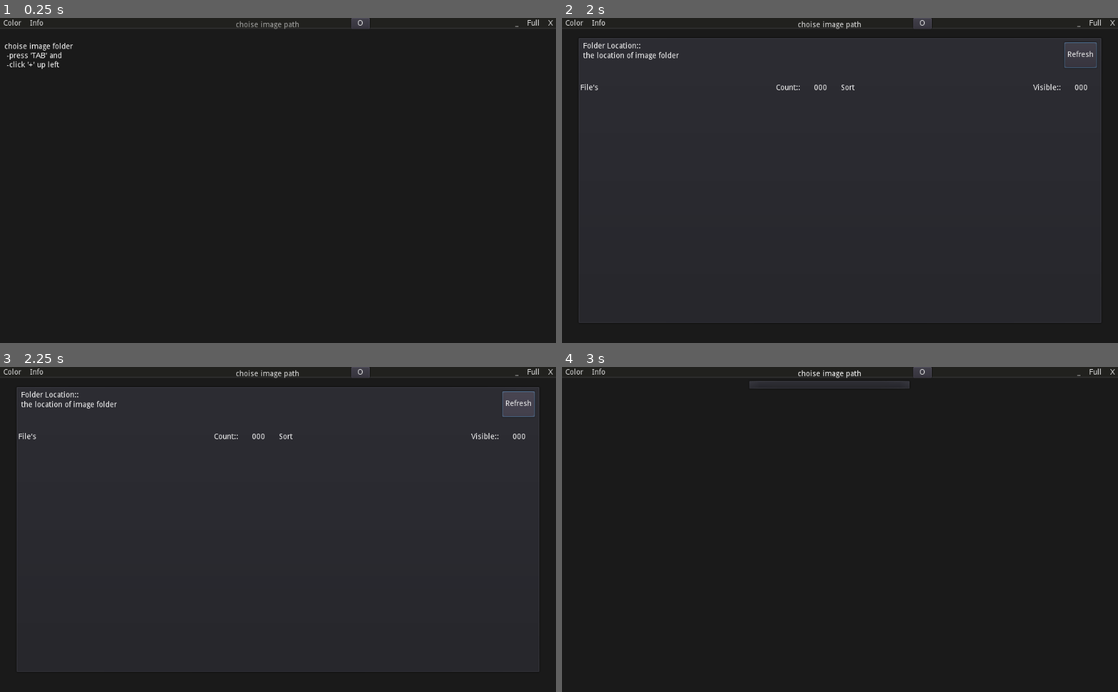
Above: before the commit, frames 1-4 (two rows, left to right).
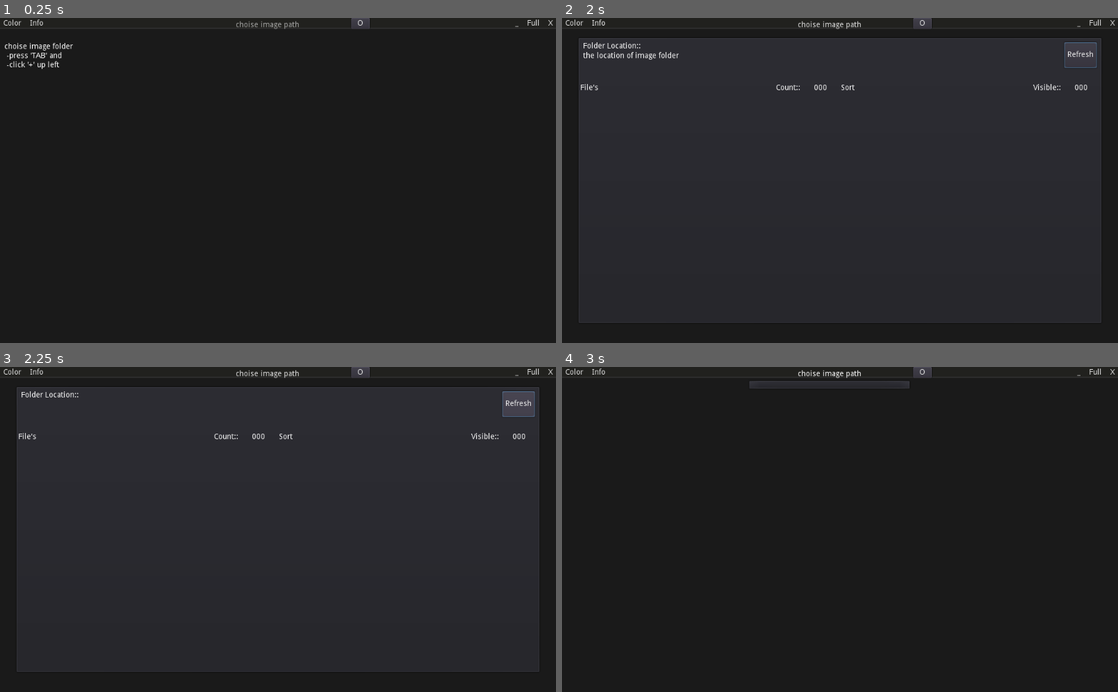
Above: after the commit, the same moments.

Repository: hpn33/manga-reader-by-godot-
Game: Godot game, scene res://scene/Main.tscn
The game is run twice, just before and just after one commit, with the same random seed, the same clock (stepped at 60 frames per second) and the same inputs.
Inputs:
- Up to frame 1 (0.25 s): no input
- Up to frame 2 (2 s): click "Color" at 0.5 s; click "Info" at 1.25 s
- Up to frame 3 (2.25 s): click "Refresh" at 2 s
- Up to frame 4 (3 s): click "choise image path" at 2.75 s

Frames 1-2 are identical in both runs. In frame 3, 0.2% of the frame differs, in the area x 3-21%, y 10-13%; in frame 4, nothing differs.
Error in both runs: Trying to assign value of type 'MenuButton' to a variable of type 'Label'. (res://scene/ui/TitleBar/TitleBar.gd:3)

Commit message:
ready for next step
set some todo
change some label name

Diff:
--- a/autoload/manager.gd
+++ b/autoload/manager.gd
@@ -113,6 +113,9 @@
 func files() -> Array:
 	return setting.get_data('names')
 
+func sort_list() -> Array:
+	return setting.get_data('sort')
+
 
 func save(key, value):
 	setting.set_data(key, value)
--- a/object/InfoPanel/InfoPanel.gd
+++ b/object/InfoPanel/InfoPanel.gd
@@ -1,9 +1,34 @@
 extends PopupPanel
 
 
+onready var path_label := $VBoxContainer/MarginContainer/HBoxContainer/VBoxContainer/Path
+
 onready var vbox_local_file := $VBoxContainer/HBoxContainer/VBoxContainer/MarginContainer/ScrollContainer/LocalFile
-onready var label_path := $VBoxContainer/MarginContainer/HBoxContainer/VBoxContainer/Path
-onready var label_count := $VBoxContainer/HBoxContainer/VBoxContainer/HBoxContainer/Count
+onready var count_label := $VBoxContainer/HBoxContainer/VBoxContainer/HBoxContainer/Count
+
+
+onready var vbox_sort_list := $VBoxContainer/HBoxContainer/VBoxContainer2/MarginContainer/ScrollContainer/SortList
+onready var visible_label := $VBoxContainer/HBoxContainer/VBoxContainer2/HBoxContainer/VisibleCount
+
+"""
+
+# buttons
+- button for saving sort_list
+- button (use) for acting change on image viewer
+- option (single check_box) for choise one of list (files or sort_list)
+for using on imageViewer
+
+
+# sort list
+- sorting by drag and drop
+- option for change visiblity of files in sort list
+
+
+# repire
+- if file was change just detect what change as possible
+and make option for repire that
+
+"""
 
 func _ready():
 
@@ -15,10 +40,12 @@
 
 func refresh(files = manager.files()):
 
+	show_path_folder()
 
 	show_local_files(files)
 	show_count_files(files.size())
-	show_path_folder()
+
+	show_sort_list(manager.sort_list())
 
 
 
@@ -34,8 +61,16 @@
 
 
 func show_count_files(count):
-	label_count.text = str(count)
+	count_label.text = str(count)
 
 
 func show_path_folder():
-	label_path.text = manager.path
+	path_label.text = manager.path
+
+
+func show_sort_list(sort_list):
+	for item in sort_list:
+		var label = Label.new()
+		label.text = item
+
+		vbox_sort_list.add_child(label)
